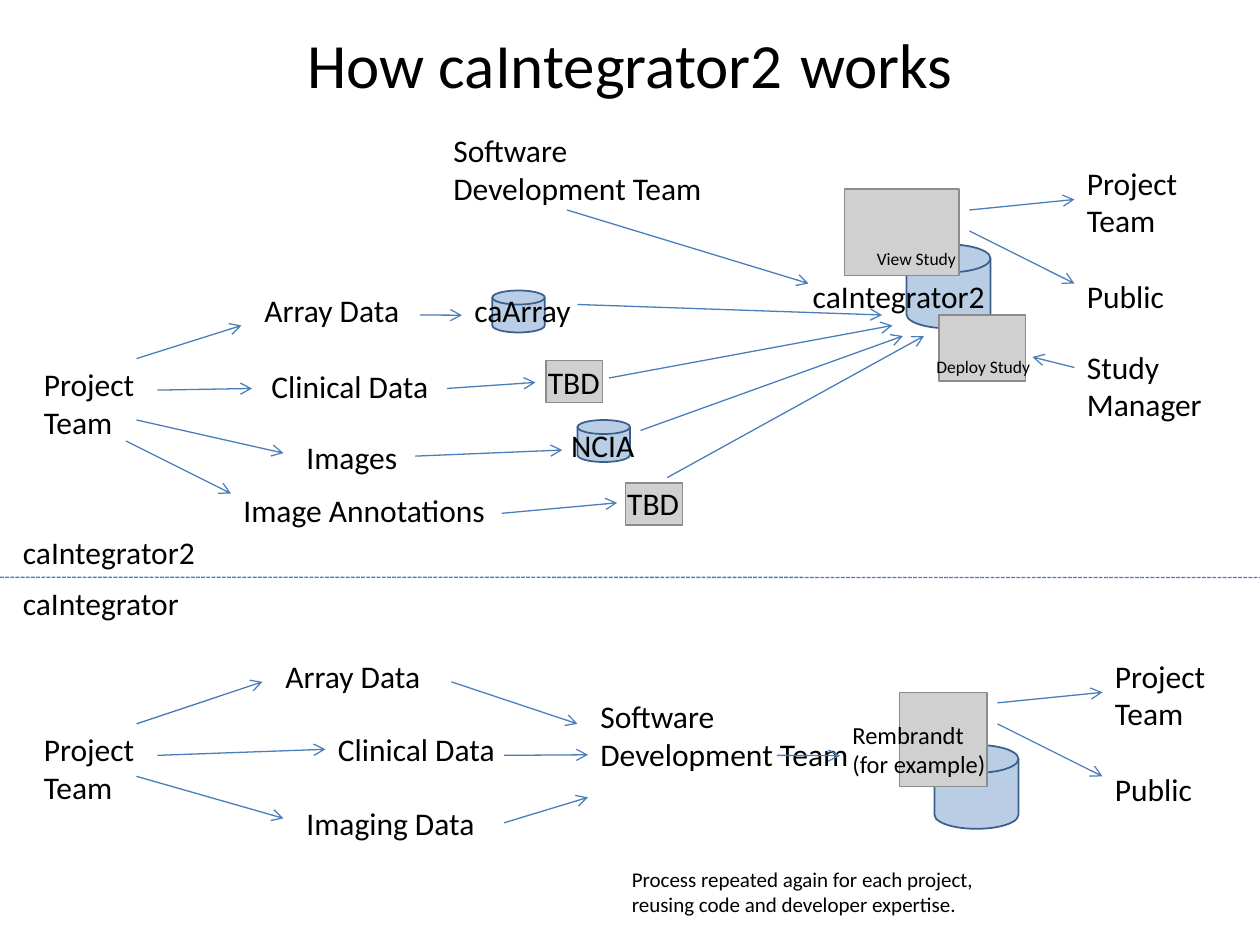
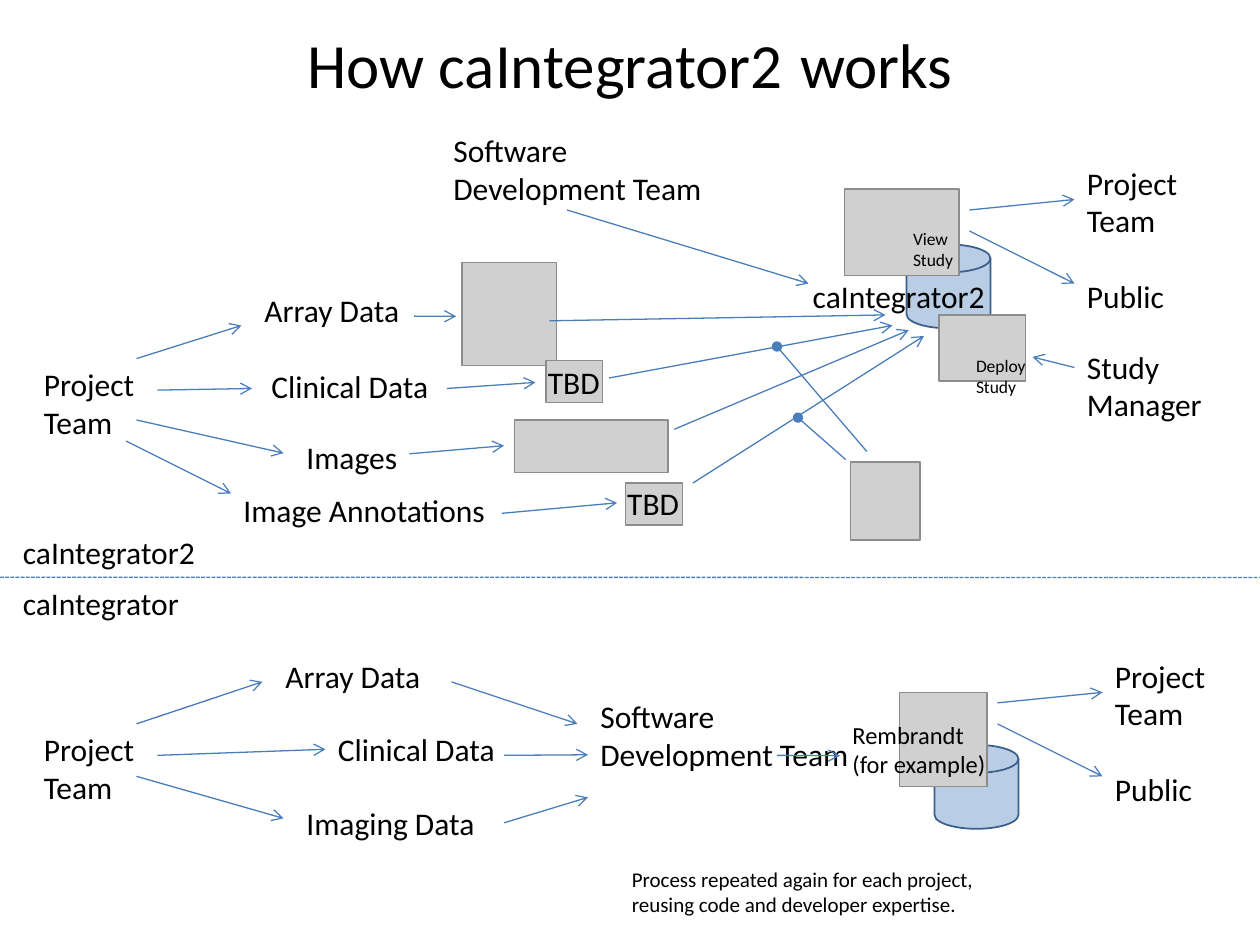
Before and after one commit to NCIP/caintegrator, a slide deck: slide 1 of docs/project_management/external_meetings/ICR Workspace Mtg Sept 2008 Slides.pptx. Drawn at 1260x945 pixels with LibreOffice and Linux fonts; fonts in the diff are those of the drawing; grey boxes stand for pictures. Boxes give left, top, right and bottom in pixels: in the first picture for what was removed or moved away, otherwise in the second. Text is boxed around its words. In the diff, an @@ line names an element or a change of style, - is before the commit and + after.

Commit message:
more changes

```diff
--- a/docs/project_management/external_meetings/ICR Workspace Mtg Sept 2008 Slides.pptx
+++ b/docs/project_management/external_meetings/ICR Workspace Mtg Sept 2008 Slides.pptx
@@ text "View Study" rewrapped from (877,253,956,268) to (913,233,953,269) @@
@@ picture added at (462,262,557,365) @@
@@ text removed at (474,296,570,330) @@
-caArray
@@ cylinder removed at (493,291,546,333) @@
@@ arrow moved from (420, 315) - (462, 315) to (415, 316) - (456, 316) @@
@@ arrow moved from (577, 305) - (882, 315) to (549, 321) - (886, 315) @@
@@ arrow moved from (640, 431) - (903, 336) to (674, 430) - (908, 330) @@
@@ arrow moved from (668, 478) - (924, 336) to (693, 483) - (924, 336) @@
@@ arrow added from (867, 451) to (777, 346), #4B7EBC 0.75 pt @@
@@ text "Deploy Study" rewrapped from (936,359,1030,378) to (976,358,1026,396) @@
@@ arrow added from (845, 460) to (798, 417), #4B7EBC 0.75 pt @@
@@ arrow moved from (416, 456) - (562, 450) to (410, 454) - (504, 446) @@
@@ picture added at (514,420,668,472) @@
@@ text removed at (571,431,634,465) @@
-NCIA
@@ cylinder removed at (577,420,630,461) @@
@@ picture added at (850,462,920,541) @@
```
Also in this commit, not shown: 1 other slide changed, 1 slide added, 1 slide removed.
